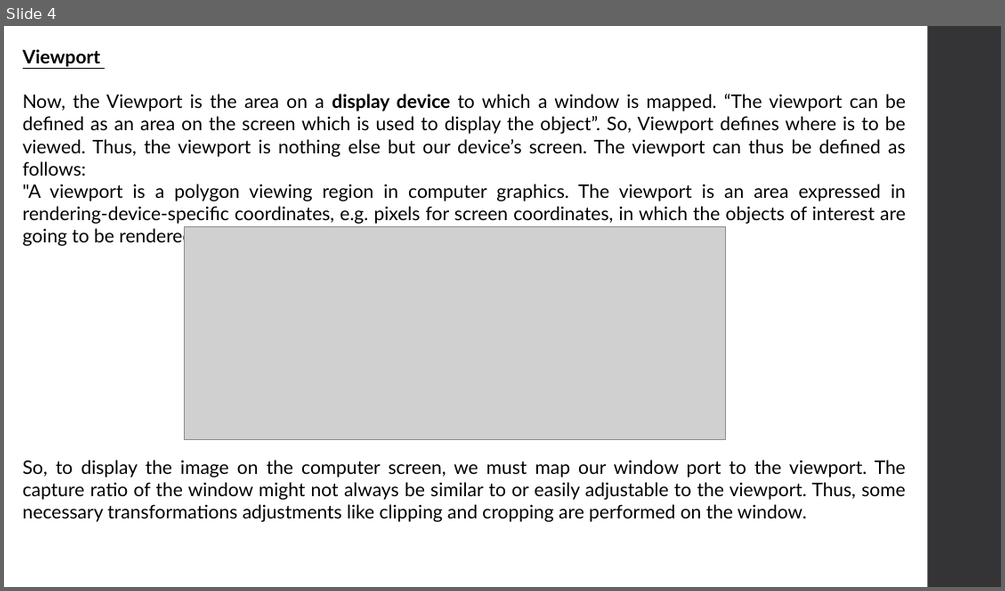
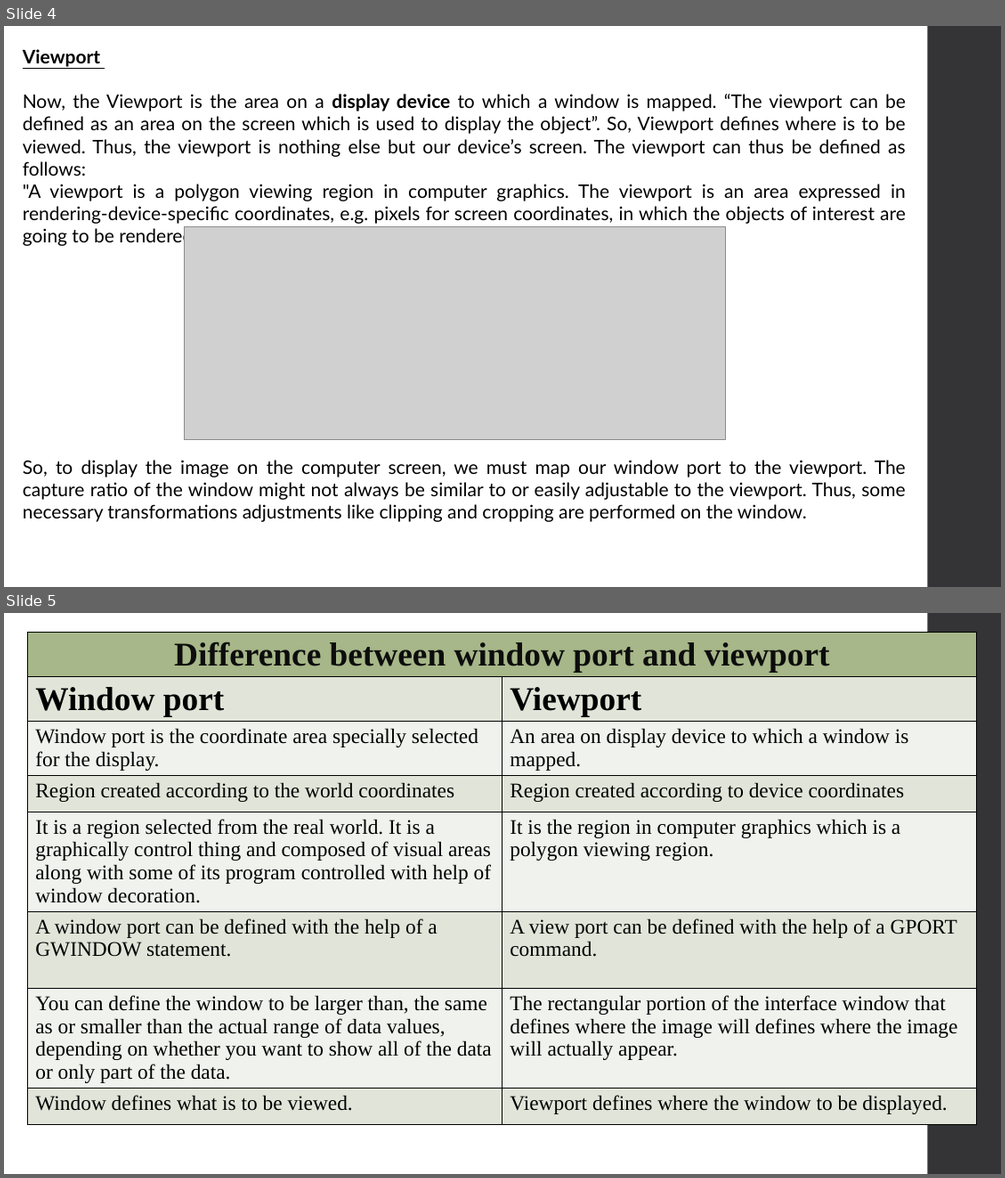
Before and after one commit to Raajokiaa-Ritu/02_Course___Computer-Graphics, a slide deck: 6. viewing and clipping.pptx. Shown one above the other, each under a label of ours: slide 4 before the commit, slides 4 and 5 after it. The pictures are 1005x591 and 1005x1178 pixels, drawn with LibreOffice and Linux fonts; fonts in the diff are those of the drawing; grey boxes stand for pictures. Boxes give left, top, right and bottom in pixels: in the first picture for what was removed or moved away, otherwise in the second. Text is boxed around its words. In the diff, an @@ line names an element or a change of style, - is before the commit and + after.

```diff
--- a/6. viewing and clipping.pptx
+++ b/6. viewing and clipping.pptx
@@ slide 5 added at (4, 613, 1001, 1174), background #FFFFFF; not listed: 1 template element that a slide beside it also shows @@
@@ table added at (28, 633, 978, 1154), 8 rows, 2 columns @@
+Difference between window port and viewport | 
+Window port | Viewport
+Window port is the coordinate area specially selected for the display. | An area on display device to which a window is mapped.
+Region created according to the world coordinates | Region created according to device coordinates
+It is a region selected from the real world. It is a graphically control thing and composed of visual areas along with some of its program controlled with help of window decoration. | It is the region in computer graphics which is a polygon viewing region.
+A window port can be defined with the help of a GWINDOW statement. | A view port can be defined with the help of a GPORT command.
+You can define the window to be larger than, the same as or smaller than the actual range of data values, depending on whether you want to show all of the data or only part of the data. | The rectangular portion of the interface window that defines where the image will defines where the image will actually appear.
+Window defines what is to be viewed. | Viewport defines where the window to be displayed.
```
Also in this commit, not shown: 1 slide removed.
